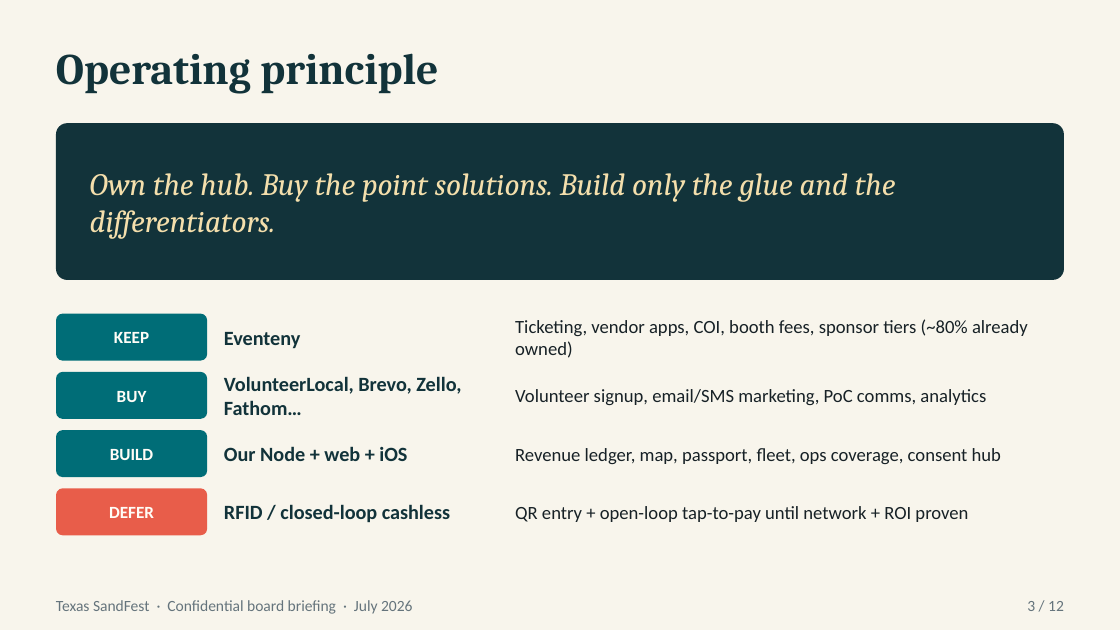
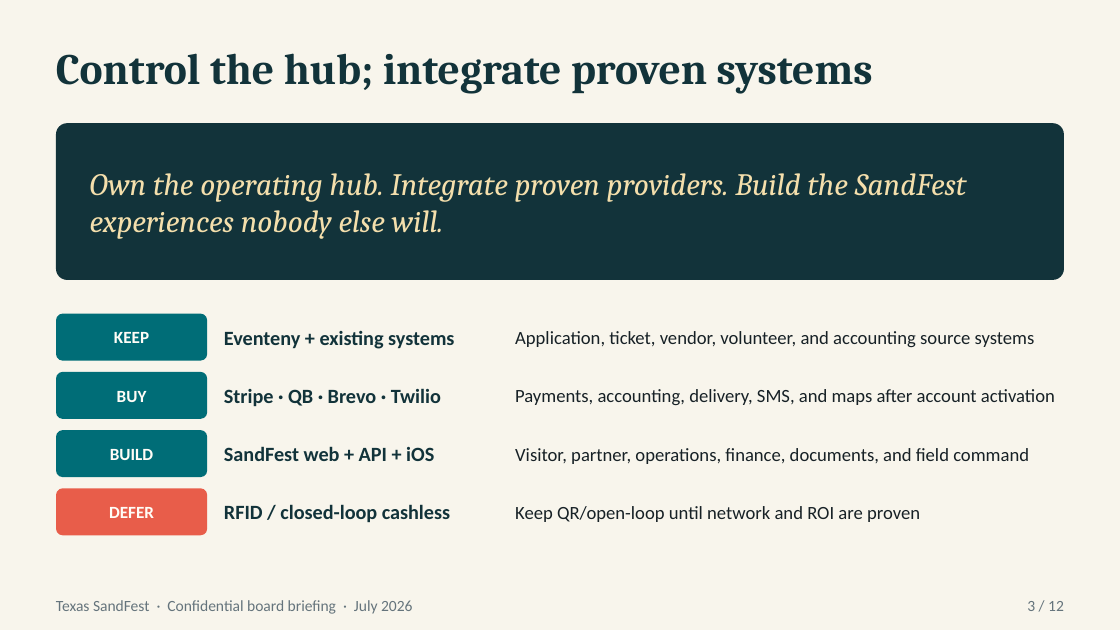
Before and after one commit to nickbmerrill-collab/texas-sandfest, a slide deck: slide 3 of docs/presentations/SandFest-Board-Platform-Briefing.pptx. Drawn at 1120x630 pixels with LibreOffice and Linux fonts; fonts in the diff are those of the drawing. Boxes give left, top, right and bottom in pixels: in the first picture for what was removed or moved away, otherwise in the second. Text is boxed around its words. In the diff, an @@ line names an element or a change of style, - is before the commit and + after.

Commit message:
Prepare certified SandFest board presentation package (#244)
* Prepare certified SandFest board presentation package

* Update board deck extraction expectation

* Patch PostCSS audit advisory

---------

```diff
--- a/docs/presentations/SandFest-Board-Platform-Briefing.pptx
+++ b/docs/presentations/SandFest-Board-Platform-Briefing.pptx
@@ text at (56,53,873,94): text changed @@
-Operating principle
+Control the hub; integrate proven systems
@@ text at (90,173,967,239): text changed @@
-Own the hub. Buy the point solutions. Build only the glue and the differentiators.
+Own the operating hub. Integrate proven providers. Build the SandFest experiences nobody else will.
@@ text at (224,331,454,349): text changed @@
-Eventeny
+Eventeny + existing systems
@@ text at (515,331,1035,347): text changed @@
-Ticketing, vendor apps, COI, booth fees, sponsor tiers (~80% already owned)
+Application, ticket, vendor, volunteer, and accounting source systems
@@ text at (224,388,441,406): text changed @@
-VolunteerLocal, Brevo, Zello, Fathom…
+Stripe · QB · Brevo · Twilio
@@ text at (515,389,1055,405): text changed @@
-Volunteer signup, email/SMS marketing, PoC comms, analytics
+Payments, accounting, delivery, SMS, and maps after account activation
@@ text at (224,446,434,461): text changed @@
-Our Node + web + iOS
+SandFest web + API + iOS
@@ text at (515,448,1029,464): text changed @@
-Revenue ledger, map, passport, fleet, ops coverage, consent hub
+Visitor, partner, operations, finance, documents, and field command
@@ text at (515,506,920,522): text changed @@
-QR entry + open-loop tap-to-pay until network + ROI proven
+Keep QR/open-loop until network and ROI are proven
```
Also in this commit, not shown: 9 other slides changed, 2 slides added, 2 slides removed, 17 other files.
